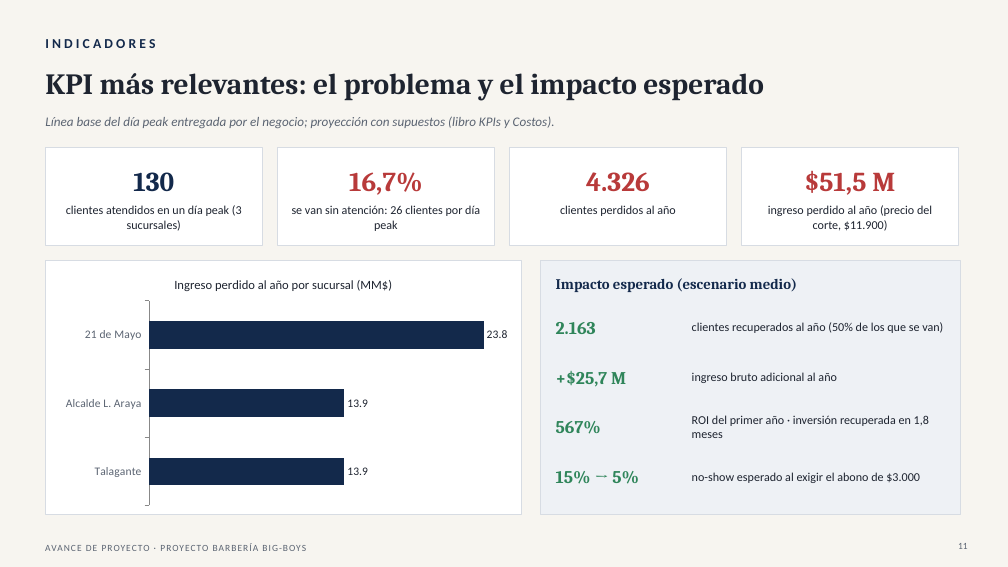
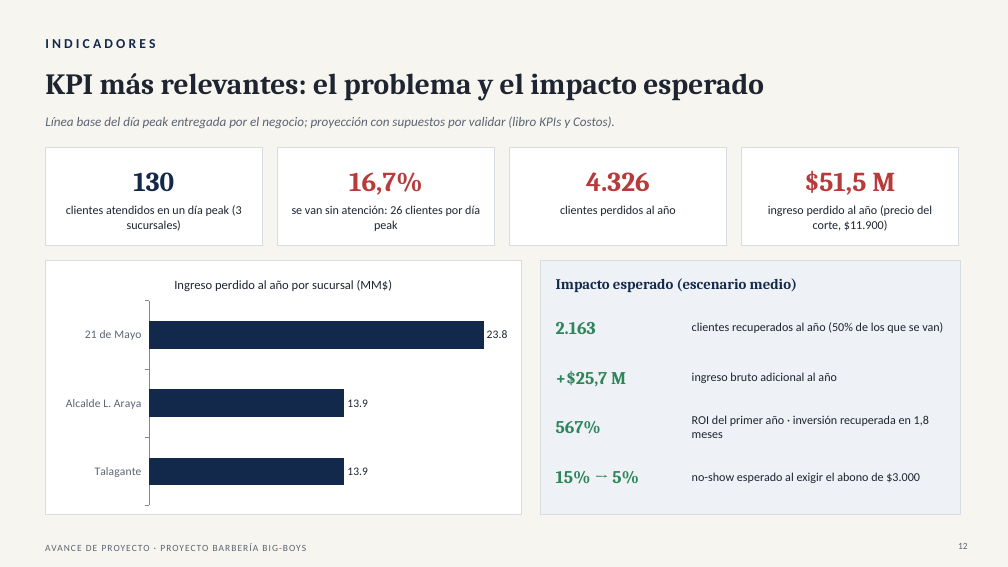
Before and after one commit to Yerko-Rosales/Proyecto_Barberia, a slide deck: slide 12 of Fase 2/Seguimiento semanal/Seguimiento_Roadmap_Proyecto_Barberia_22-10.pptx (slide 11 before the commit). Drawn at 1008x567 pixels with LibreOffice and Linux fonts; fonts in the diff are those of the drawing. Boxes give left, top, right and bottom in pixels: in the first picture for what was removed or moved away, otherwise in the second. Text is boxed around its words. In the diff, an @@ line names an element or a change of style, - is before the commit and + after.

```diff
--- a/Fase 2/Seguimiento semanal/Seguimiento_Roadmap_Proyecto_Barberia_22-10.pptx
+++ b/Fase 2/Seguimiento semanal/Seguimiento_Roadmap_Proyecto_Barberia_22-10.pptx
@@ text at <box>45,116,615,128</box>: text changed @@
-Línea base del día peak entregada por el negocio; proyección con supuestos (libro KPIs y Costos).
+Línea base del día peak entregada por el negocio; proyección con supuestos por validar (libro KPIs y Costos).
```
Also in this commit, not shown: 8 other slides changed, 3 slides added, 1 other file.
